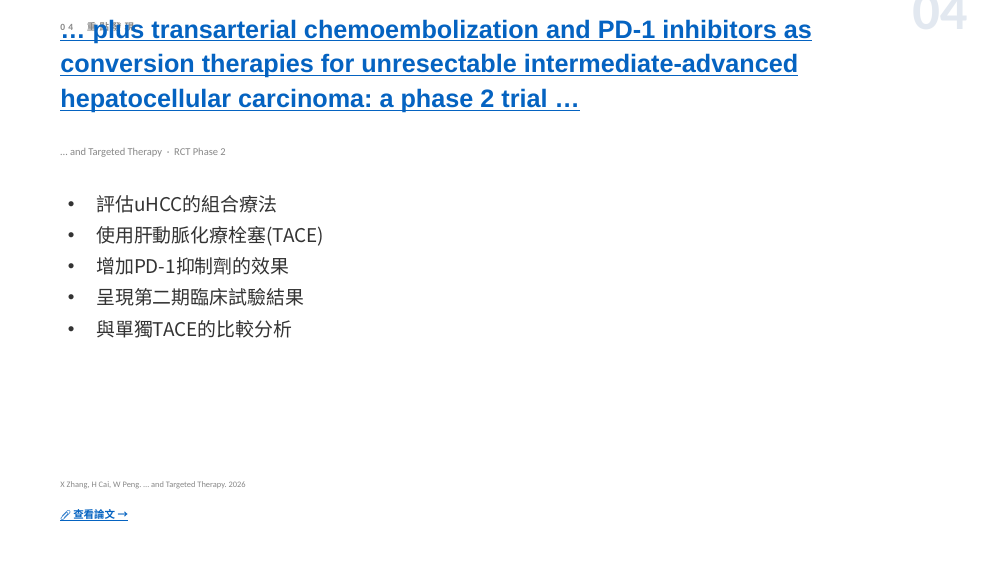
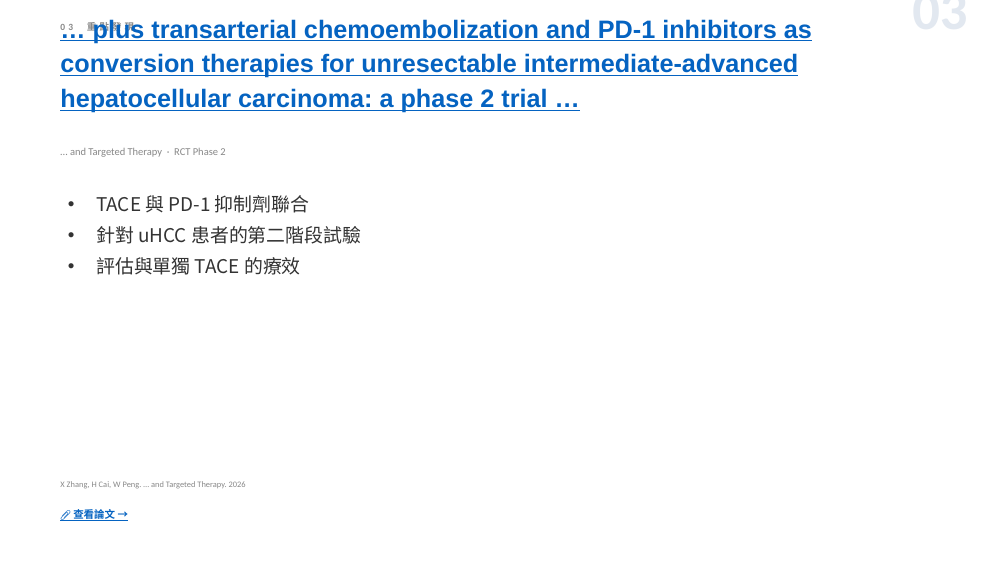
Before and after one commit to jejenhu-maker/hcc-weekly-digest, a slide deck: slide 5 of docs/digest-zh.pptx (slide 6 before the commit). Drawn at 1008x567 pixels with LibreOffice and Linux fonts; fonts in the diff are those of the drawing. Boxes give left, top, right and bottom in pixels: in the first picture for what was removed or moved away, otherwise in the second. Text is boxed around its words. In the diff, an @@ line names an element or a change of style, - is before the commit and + after.

```diff
--- a/docs/digest-zh.pptx
+++ b/docs/digest-zh.pptx
@@ text at (x1=756, y1=8, x2=968, y2=8): text changed @@
-04
+03
@@ text at (x1=96, y1=195, x2=361, y2=275): text changed @@
-• 評估uHCC的組合療法
-• 使用肝動脈化療栓塞(TACE)
-• 增加PD-1抑制劑的效果
-• 呈現第二期臨床試驗結果
-• 與單獨TACE的比較分析
+• TACE 與 PD-1 抑制劑聯合
+• 針對 uHCC 患者的第二階段試驗
+• 評估與單獨 TACE 的療效
```
Also in this commit, not shown: 10 other slides changed, 3 slides added, 3 slides removed, 2 other files.
